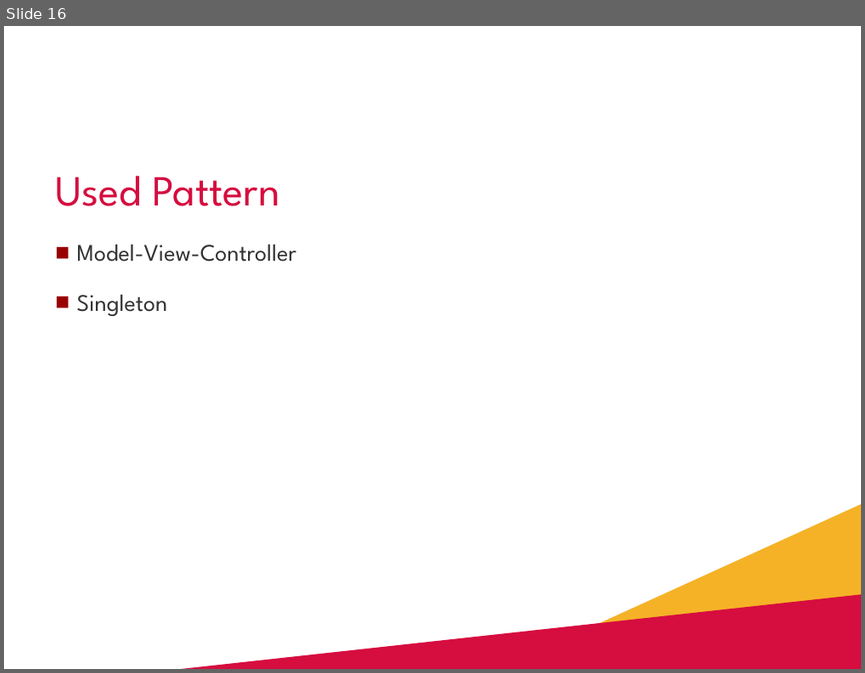
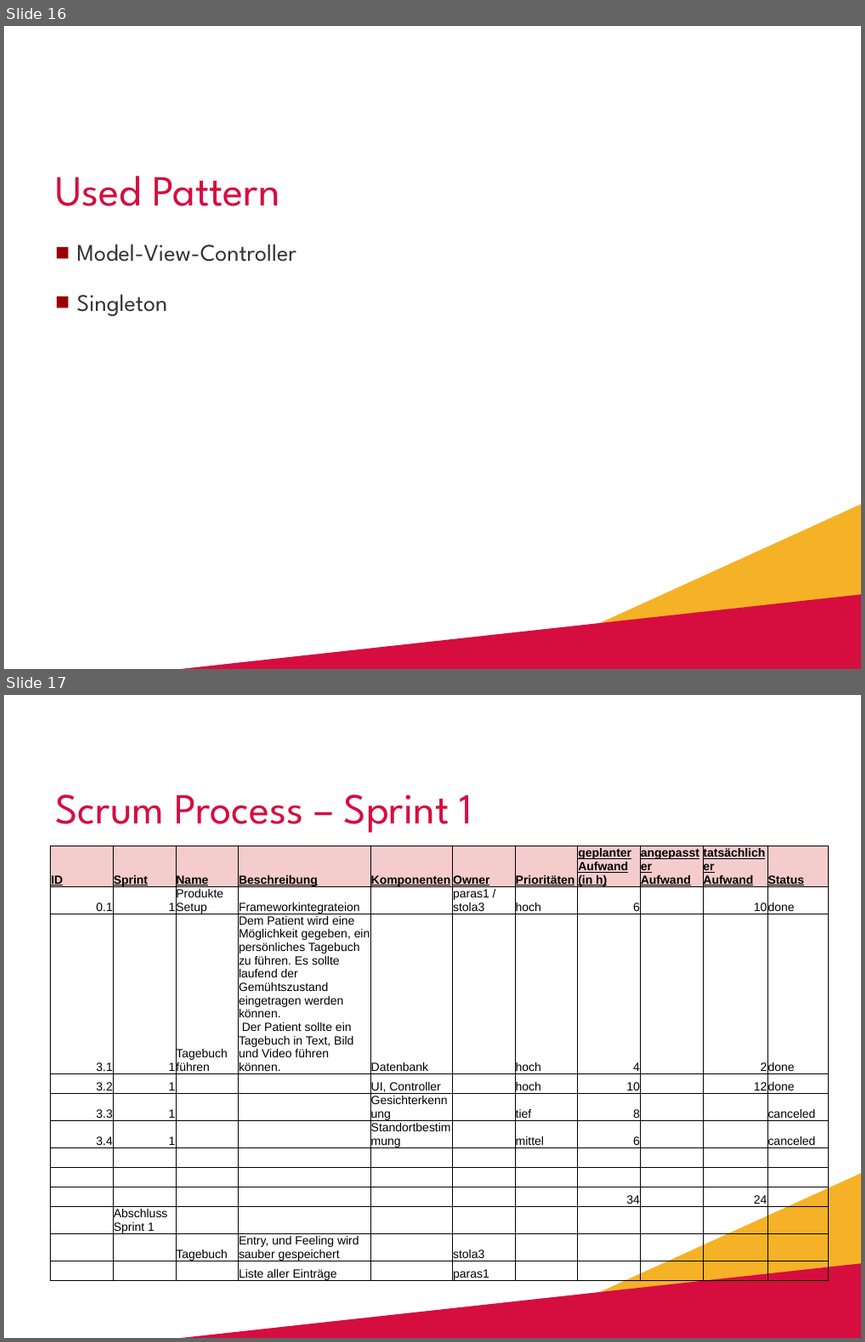
Before and after one commit to reubd1/ch.bfh.bti7081.s2013.red, a slide deck: ch.bfh.red.parent-doc/doc/cs1_tasks/task14_final_presentation/P_Final.pptx. Shown one above the other, each under a label of ours: slide 16 before the commit, slides 16 and 17 after it. The pictures are 865x673 and 865x1342 pixels, drawn with LibreOffice and Linux fonts; fonts in the diff are those of the drawing; background and template pictures are left out. Boxes give left, top, right and bottom in pixels: in the first picture for what was removed or moved away, otherwise in the second. Text is boxed around its words. In the diff, an @@ line names an element or a change of style, - is before the commit and + after.

```diff
--- a/ch.bfh.red.parent-doc/doc/cs1_tasks/task14_final_presentation/P_Final.pptx
+++ b/ch.bfh.red.parent-doc/doc/cs1_tasks/task14_final_presentation/P_Final.pptx
@@ slide 17 added at (x1=4, y1=695, x2=861, y2=1338), background #FFFFFF; not listed: 2 template elements that a slide beside it also shows @@
@@ title added at (x1=55, y1=794, x2=472, y2=833), 36 pt, text #D60D3F @@
+Scrum Process – Sprint 1
@@ table added at (x1=50, y1=845, x2=829, y2=1305), 12 rows, 11 columns @@
+ID | Sprint | Name | Beschreibung | Komponenten | Owner | Prioritäten | geplanter Aufwand (in h) | angepasster Aufwand | tatsächlicher Aufwand | Status
+0.1 | 1 | Produkte Setup | Frameworkintegrateion |  | paras1 / stola3 | hoch | 6 |  | 10 | done
+3.1 | 1 | Tagebuch führen | Dem Patient wird eine Möglichkeit gegeben, ein persönliches Tagebuch zu führen. Es sollte laufend der Gemühtszustand eingetragen werden können. Der Patient sollte ein Tagebuch in Text, Bild und Video führen können. | Datenbank |  | hoch | 4 |  | 2 | done
+3.2 | 1 |  |  | UI, Controller |  | hoch | 10 |  | 12 | done
+3.3 | 1 |  |  | Gesichterkennung |  | tief | 8 |  |  | canceled
+3.4 | 1 |  |  | Standortbestimmung |  | mittel | 6 |  |  | canceled
+ |  |  |  |  |  |  |  |  |  | 
+ |  |  |  |  |  |  |  |  |  | 
+ |  |  |  |  |  |  | 34 |  | 24 | 
+ | Abschluss Sprint 1 |  |  |  |  |  |  |  |  | 
+ |  | Tagebuch | Entry, und Feeling wird sauber gespeichert |  | stola3 |  |  |  |  | 
+ |  |  | Liste aller Einträge |  | paras1 |  |  |  |  | 
```
Also in this commit, not shown: 1 slide changed, 4 other slides added, 1 slide removed, 1 other file.
